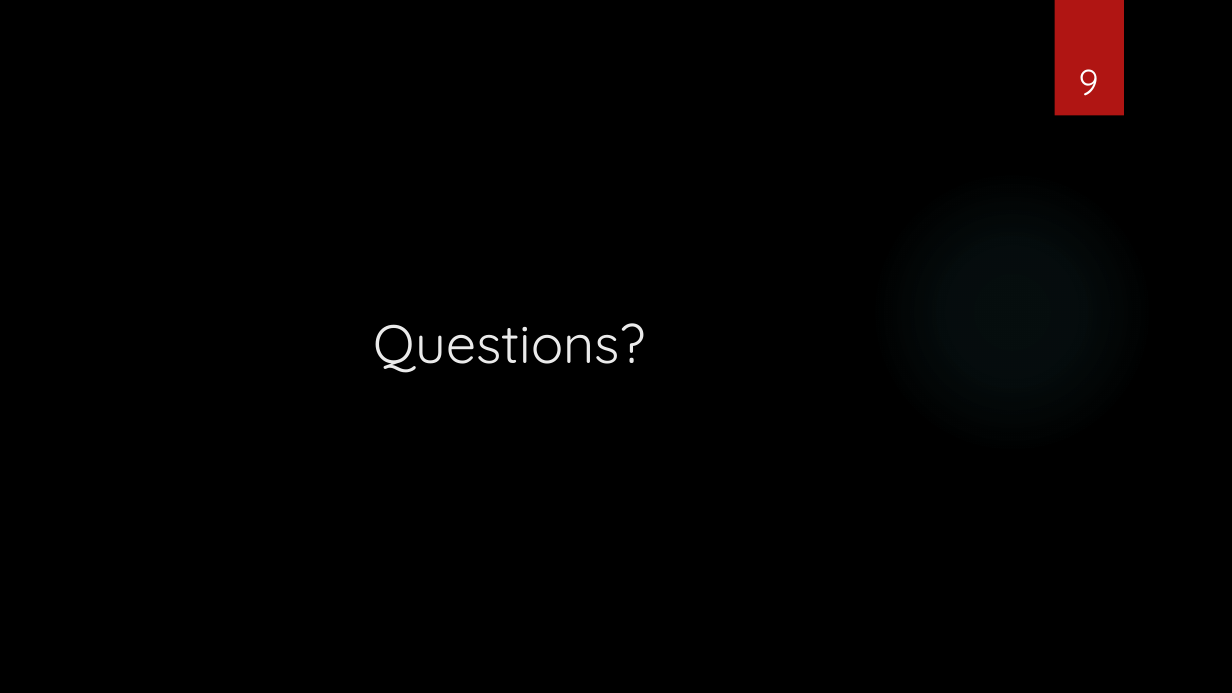
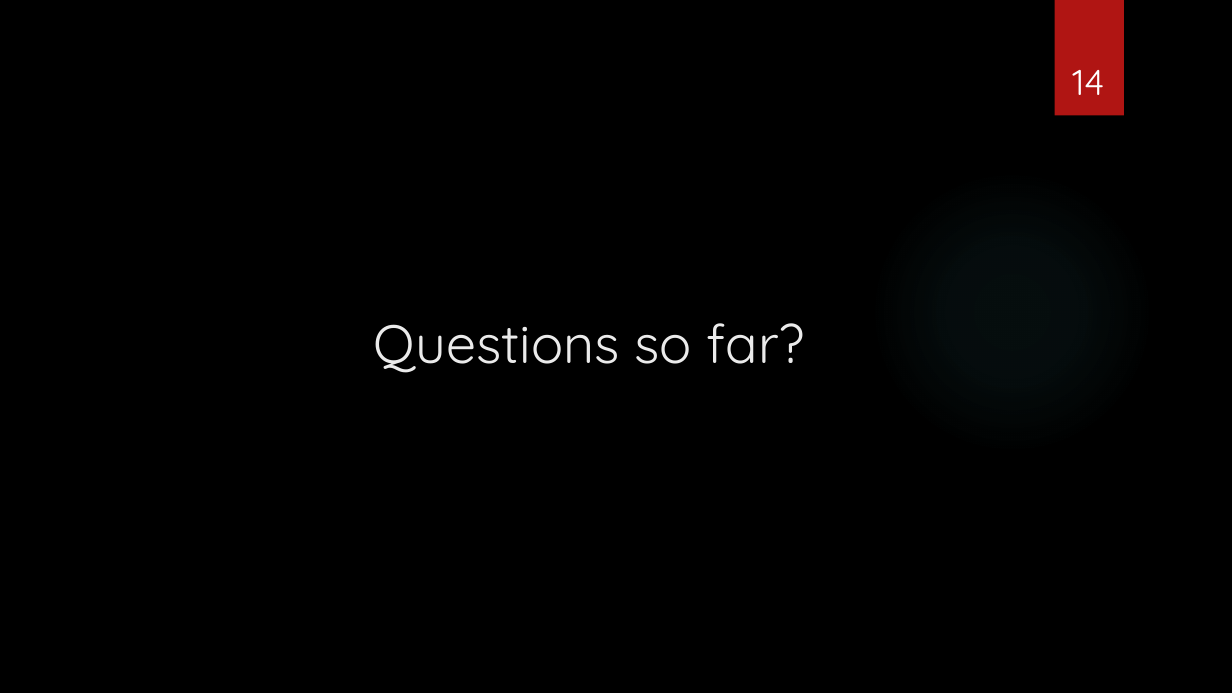
Before and after one commit to sebivenlo/esd-2024-jit-compiler, a slide deck: slide 14 of documents/presentation/presentation jit compiler.pptx (slide 9 before the commit). Drawn at 1232x693 pixels with LibreOffice and Linux fonts; fonts in the diff are those of the drawing; background and template pictures are left out. Boxes give left, top, right and bottom in pixels: in the first picture for what was removed or moved away, otherwise in the second. Text is boxed around its words. In the diff, an @@ line names an element or a change of style, - is before the commit and + after.

```diff
--- a/documents/presentation/presentation jit compiler.pptx
+++ b/documents/presentation/presentation jit compiler.pptx
@@ page number at bbox=[1072, 70, 1104, 95]: text changed @@
-9
+14
@@ title at bbox=[374, 323, 805, 373]: text changed @@
-Questions?
+Questions so far?
```
Also in this commit, not shown: 2 other slides changed, 6 slides added.
